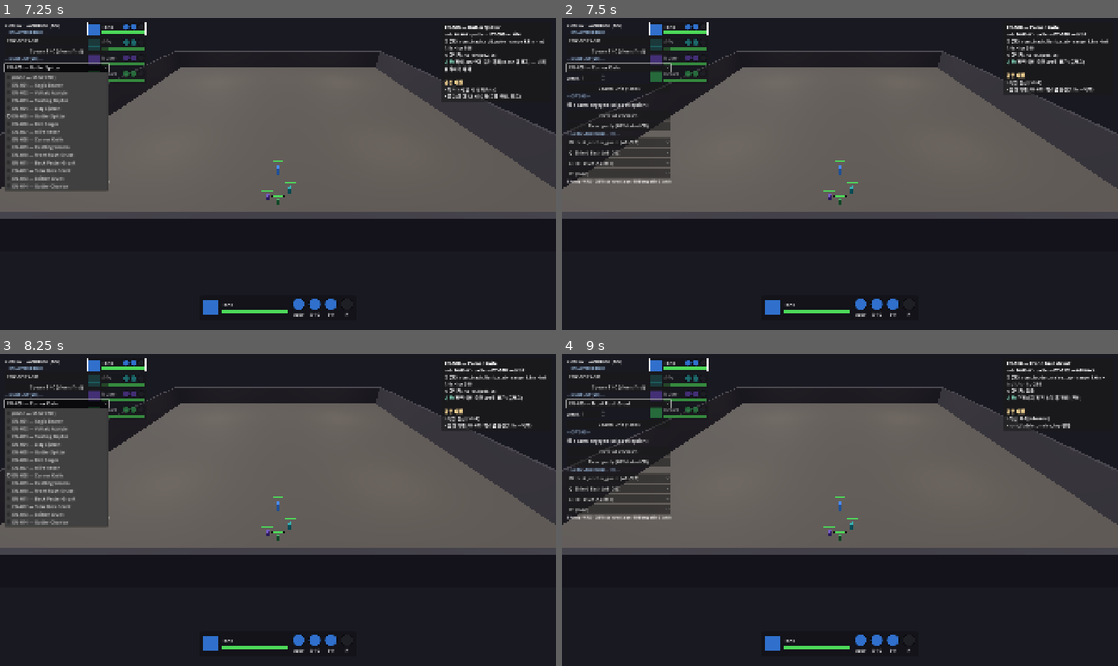
Above: before the commit, frames 1-4 (two rows, left to right).
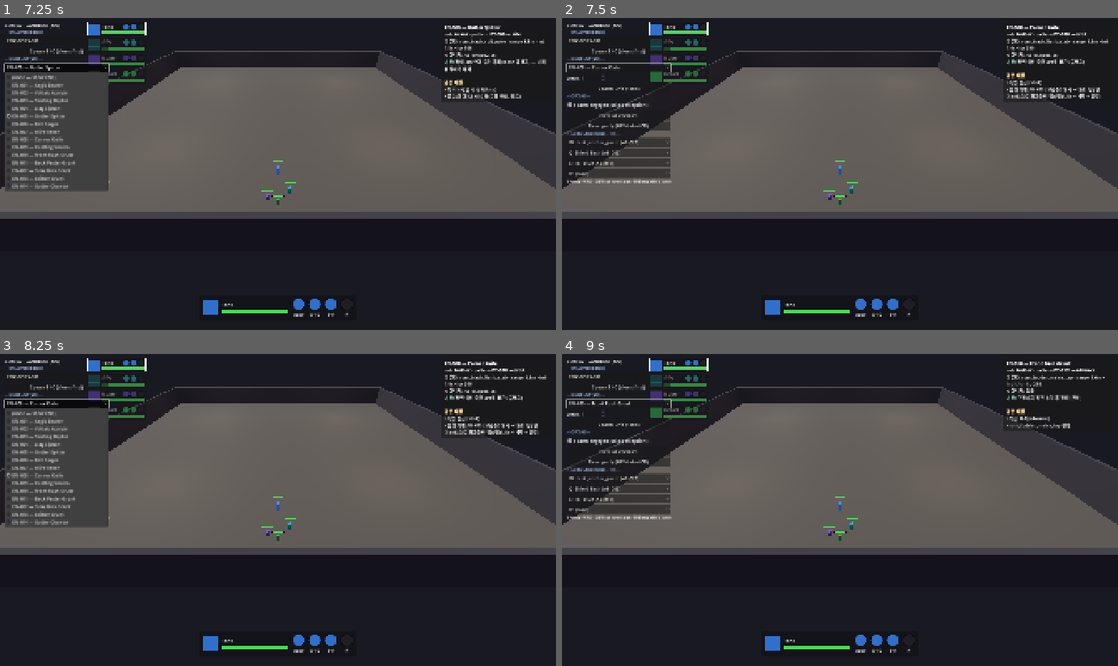
Above: after the commit, the same moments.

Repository: haepari1019/project_tdc_game
Game: Godot game, scene res://scenes/dev/combat_sandbox.tscn
Same seed, same stepped clock (60 frames per second), same inputs: the game is played once before the commit and once after it. This scene is started directly instead of the project's main scene.
Inputs:
- Up to frame 1 (7.25 s): click "spawn engaged (skip perceptio…" at 0.5 s; click "spawn engaged (skip perceptio…" at 1.25 s; click "ENC-BOSS-001" at 2 s; click "Spawn ENC (clears first)" at 2.75 s; click "(none — show ENC)" at 3.5 s; click "Spawn Unit (+add)" at 4.25 s; click "EN-001 — Aegis Bearer" at 5 s; click "Clear all enemies" at 5.75 s; click "EN-005 — Gutter Spitter" at 6.5 s
- Up to frame 2 (7.5 s): click "ID: tank_anchor_guard (AB-020)" at 7.25 s
- Up to frame 3 (8.25 s): click "EN-008 — Corner Knife" at 8 s
- Up to frame 4 (9 s): click "Q: Shield Bash (AB-002)" at 8.75 s

Frame 1 is identical in both runs. In frame 2, 0.3% of the frame differs, in the area x 80-97%, y 22-27%; in frame 3, 0.3%; in frame 4, nothing differs.

Commit message:
feat: AB-006 갭클로즈 vs AB-013 백스탭 시각 구분 (색·트레일·도착 연출)
둘 다 enemy_dash라 전조·돌진이 똑같이 보이던 것 분리. 기능은 원래 다름:
AB-006=이동만(데미지X, 도착 후 평타) / AB-013=측면 백스탭(1.5x+넉백).

- _dash_color(eff): hit_on_arrival 기준 — 크림슨(공격) vs 청록(이동).
  → 전조(크라우치 디스크) 색이 "재배치냐 칼질이냐"를 미리 알림.
- dash_streak: 돌진 경로에 색 트레일. AB-013은 flank dest라 측면으로 휘고
  AB-006은 정면 직선 → 방향+색으로 구분.
- dash_land: AB-006 도착 시 청록 착지링("이동 완료, 무피해"). AB-013은
  기존 크림슨 strike 유지.
- 샌드박스 EN-003/008 검증문구에 색 큐 명시.

검증: skill_vfx check·샌드박스·ci_smoke PASS. 시각 F6.

Co-Authored-By: Claude Opus 4.8 <noreply@anthropic.com>

Diff:
--- a/scripts/combat/abilities/skill_vfx.gd
+++ b/scripts/combat/abilities/skill_vfx.gd
@@ -240,6 +240,35 @@
 	tw.tween_callback(mi.queue_free)
 
 
+## Dash trail — an emissive streak along the lunge path, colored by the dash's INTENT (teal =
+## reposition / crimson = strike) so AB-006 gap-close and AB-013 backstab read differently mid-dash.
+static func dash_streak(parent: Node3D, from: Vector3, to: Vector3, color: Color) -> void:
+	var a := from + Vector3(0, 0.7, 0)
+	var b := to + Vector3(0, 0.7, 0)
+	var seg := a.distance_to(b)
+	if seg < 0.15:
+		return
+	var mi := MeshInstance3D.new()
+	var box := BoxMesh.new()
+	box.size = Vector3(0.16, 0.16, seg)  # thin, long along local Z (the path)
+	mi.mesh = box
+	var mat := _emat(color)
+	mi.material_override = mat
+	parent.add_child(mi)
+	mi.global_position = (a + b) * 0.5
+	mi.look_at(b, Vector3.UP)  # local Z spans a→b
+	var tw := mi.create_tween()
+	tw.tween_property(mat, "albedo_color:a", 0.0, 0.3).from(maxf(color.a, 0.6))
+	tw.parallel().tween_property(mi, "scale", Vector3(0.3, 0.3, 1.0), 0.3)  # thin out as it fades
+	tw.tween_callback(mi.queue_free)
+
+
+## Dash landing ring — a soft ground pulse where a NON-damaging gap-close ends (reads "repositioned
+## here", no strike). Distinguishes AB-006's blink from AB-013's crimson stab.
+static func dash_land(parent: Node3D, pos: Vector3, color: Color) -> void:
+	_ground_pulse(parent, pos, 1.3, Color(color.r, color.g, color.b, 0.45), 0.4)
+
+
 ## Wind-up cue ON the caster (target-locked attacks) — a small emissive orb at the enemy's body
 ## that pulses over the telegraph, then fades. Says "this enemy is about to strike" — react via
 ## cover/interrupt/swap, NOT a ground "dodge this zone" marker (you can't sidestep a locked hit).
--- a/scripts/combat/enemy_ai.gd
+++ b/scripts/combat/enemy_ai.gd
@@ -838,6 +838,15 @@
 	return out
 
 
+## Dash intent colour: crimson = a damaging STRIKE (AB-013 backstab), teal = a non-damaging
+## REPOSITION (AB-006 gap-close). Used for the telegraph, the trail, and the landing cue so the
+## two dashes read as different actions at a glance.
+func _dash_color(eff: Dictionary) -> Color:
+	if bool(eff.get("hit_on_arrival", false)):
+		return Color(0.92, 0.22, 0.24, 0.55)  # backstab — attack
+	return Color(0.22, 0.9, 0.88, 0.5)         # gap-close — reposition
+
+
 ## Cooldown dash signature (AB-006 gap-close / AB-013 backstab): close the gap on the unit's
 ## current target (which is already the backline for flankers via target_pref). Fires when there's
 ## a real gap to the seen target within dash reach.
@@ -863,7 +872,7 @@
 		enemy.windup_chosen = {"ref": ref, "trigger": "signature"}
 		enemy.windup_target = target
 		enemy.ability_cd[ref] = float(eff.get("cooldown_s", 5.0))
-		SkillVfx.telegraph(self, enemy.global_position, _telegraph_color("enemy_dash"))
+		SkillVfx.telegraph(self, enemy.global_position, _dash_color(eff))  # teal reposition / crimson strike
 		return true
 	return false
 
@@ -897,6 +906,9 @@
 	enemy.dash_chosen = chosen
 	enemy.dash_target = target
 	enemy.face_toward(target.global_position)
+	# Trail in the dash's intent colour (teal reposition vs crimson strike) — the clearest tell
+	# apart, since the flank dest also makes AB-013's streak curve to the side vs AB-006's straight-in.
+	SkillVfx.dash_streak(self, enemy.global_position, enemy.global_position + move, _dash_color(eff))
 
 
 ## End of a dash: AB-013 lands its backstab if the target is still in reach (AB-006 is mobility
@@ -907,6 +919,7 @@
 	var target: CharacterBody3D = enemy.dash_target
 	enemy.dash_target = null
 	if not bool(eff.get("hit_on_arrival", false)):
+		SkillVfx.dash_land(self, enemy.global_position, _dash_color(eff))  # teal "repositioned" ring
 		return  # AB-006 gap-close — no damage; normal flurry/orbit resumes
 	if not is_instance_valid(target) or not target.is_alive():
 		return
--- a/scripts/dev/combat_sandbox.gd
+++ b/scripts/dev/combat_sandbox.gd
@@ -37,12 +37,12 @@
 const UNIT_VERIFY := {
 	"EN-001": "• 전선 hold\n• 쿨 3s마다 AB-002 방패치기(넉백)\n• 전방 4m 파티 있으면 AB-099 도발(조작 멤버 이동·Q/E/R 잠김 + 강제 평타 + 스왑 탈출)\n• 도발 채널을 Toll Stun으로 끊으면 취소",
 	"EN-002": "• 사거리서 hold·안 도망(standoff)\n• 쿨 5s마다 AB-004 1.0s 충전 → 2x 한 방 + Shock 둔화\n• BOSS-001로 띄우면 50%HP에서 충전 빨라짐 + 스턴 저항",
-	"EN-003": "• 측면 arc로 접근(orbit)\n• 갭 생기면 AB-006 크라우치 → 직선 돌진(갭클로즈, 데미지 X)",
+	"EN-003": "• 측면 arc로 접근(orbit)\n• 갭 생기면 AB-006 [청록] 대시 → 타겟 앞에 직선 갭클로즈(데미지 X, 착지링) → 평타 flurry",
 	"EN-004": "• zone 고수, 타겟이 멀어지면 앵커 복귀(추격 X)\n• 쿨 2.5s마다 AB-008 착탄 splash(주변 파티원도 피해)\n• 원소 장판(AB-009 등)은 F-027 미구현",
 	"EN-005": "• 적 4m 진입 시 후퇴(kite)\n• 쿨 2s마다 AB-010 독(둔화 아님, 도트)",
 	"EN-006": "• 때리고 짧게 빠짐(probe)\n• 쿨 5s마다 AB-011 스턴",
 	"EN-007": "• 사거리 hold(standoff)\n• 쿨 4s마다 AB-012 hex 둔화(보라 룬탄)\n• 원소 zone(AB-036/040/041/043)은 F-027 미구현",
-	"EN-008": "• 측면 접근(orbit)\n• 갭 생기면 AB-013 백스탭 돌진(1.5x + 넉백)",
+	"EN-008": "• 측면 접근(orbit)\n• 갭 생기면 AB-013 [크림슨] 대시 → 타겟 측후면(flank)으로 파고들어 백스탭(1.5x + 넉백 + 칼질)",
 	"EN-009": "• 링 포위(surround) — count 여러 개로 띄워야 의미\n• rom_swarm_nip 평타만",
 	"EN-010": "• 직진 추격(advance)\n• rom_fodder_melee_tap 평타",
 	"EN-011": "• 사거리서 조약돌·안 도망(standoff)\n• AssassinTransform 태그는 ENC 전용 — 단일 스폰엔 없음(NORM-003/HARD-011 ENC로 확인)",
